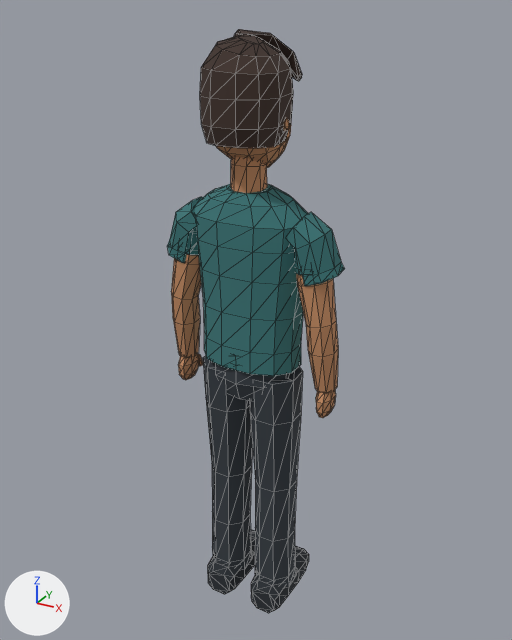
Two versions of the glTF model game/assets/characters/lwf_attendee_male_relaxed_v2.glb, one commit apart.
Rendered twice from a camera (50 mm lens) standing at (0.918, -1.642, 1.827) and looking at (-0.02, 0.063, 0.975). The axes (+X, +Y, +Z) are drawn at lower left. The lights are the same throughout. The older version comes first. Mesh edges are drawn as thin lines. Vertices at exactly the same position are counted once.

The first picture shows 'Attendee_male_relaxed_v6'.
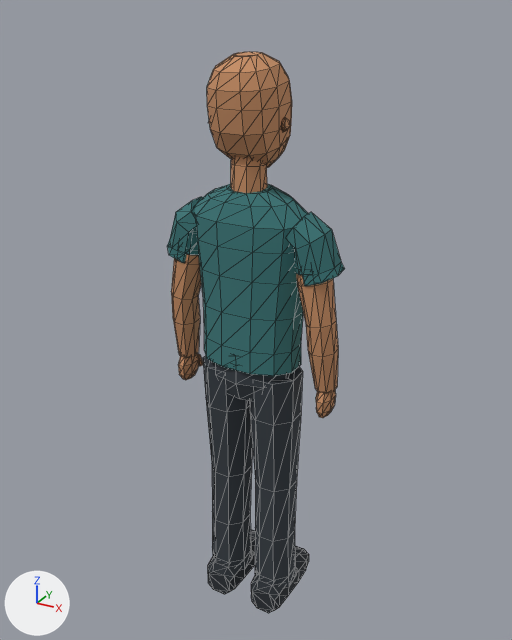
The change, as a diff of the scene's bpy script:
```diff
--- a/game/assets/characters/lwf_attendee_male_relaxed_v2.glb.py
+++ b/game/assets/characters/lwf_attendee_male_relaxed_v2.glb.py
@@ me_head @@
 # used by ob_attendee_male_relaxed_v6; location = (0.0, 0.0, 0.0)
-me_head.from_pydata(...)  # 959 vertices, 1776 faces; spans x -0.27..0.27, y -0.14..0.2, z 0.0..1.78
+me_head.from_pydata(...)  # 863 vertices, 1592 faces; spans x -0.27..0.27, y -0.11..0.2, z 0.0..1.73
+# me_head part 1: the loose piece of 72 vertices spanning x -0.11..0.11, y -0.14..0.09, z 1.51..1.77 is deleted
+# me_head part 2: the loose piece of 24 vertices spanning x -0.08..0.09, y 0.0..0.14, z 1.65..1.78 is deleted
 me_head.materials.append(mat_directiona_adult_shared_recolour_palette)
```

Pixel boxes [x1, y1, x2, y2] of what changed, in the pictures (512 x 640 px):
'Attendee_male_relaxed_v6', reshaped: before [167, 29, 345, 613]; after [167, 52, 345, 613]
part 1 of me_head, deleted: before [200, 34, 293, 148]
part 2 of me_head, deleted: before [234, 29, 302, 81]
